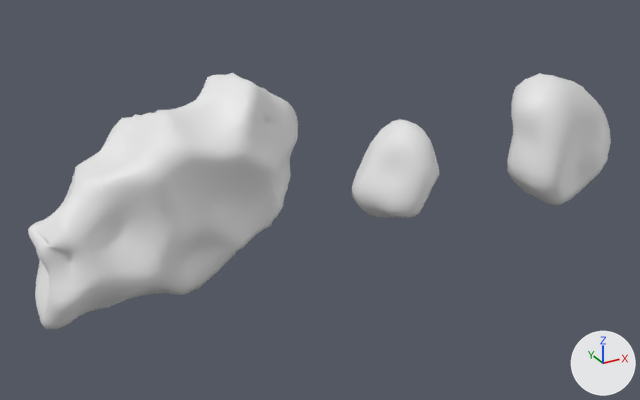
A saved change to the FBX model Assets/Art/Scenery/Meshes/rock.fbx.
The view is the same before and after, from a 50 mm lens placed at (-4.0, -13.08, 6.13), pointed at (3.27, 0.13, -0.48). Every picture has the same lights, and +X, +Y and +Z are marked at lower right. Where no turn or scale is listed for an object, it has been applied to the vertices.
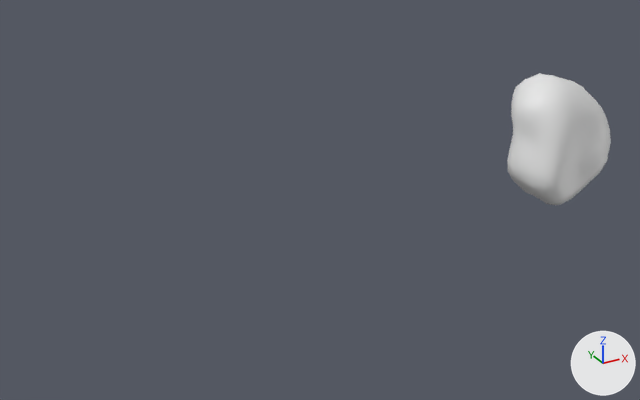
Where the newer file only moved an object's origin or applied its transform, the numbers keep the older frame.

Boxes [x1, y1, x2, y2] around the edits, measured in the pictures (640 x 400 px):
'Cube', deleted: before [28, 73, 298, 329]
'Cube.001', deleted: before [352, 119, 439, 218]

What changed in the scene script:
```text
Remove ob_cube:
    ob_cube = bpy.data.objects.new('Cube', me_cube_003)
    ob_cube.location = (0.0, 0.0, 0.0)
Remove ob_cube_001:
    ob_cube_001 = bpy.data.objects.new('Cube.001', me_cube_004)
    ob_cube_001.location = (4.97, 0.0, 0.0)
```
